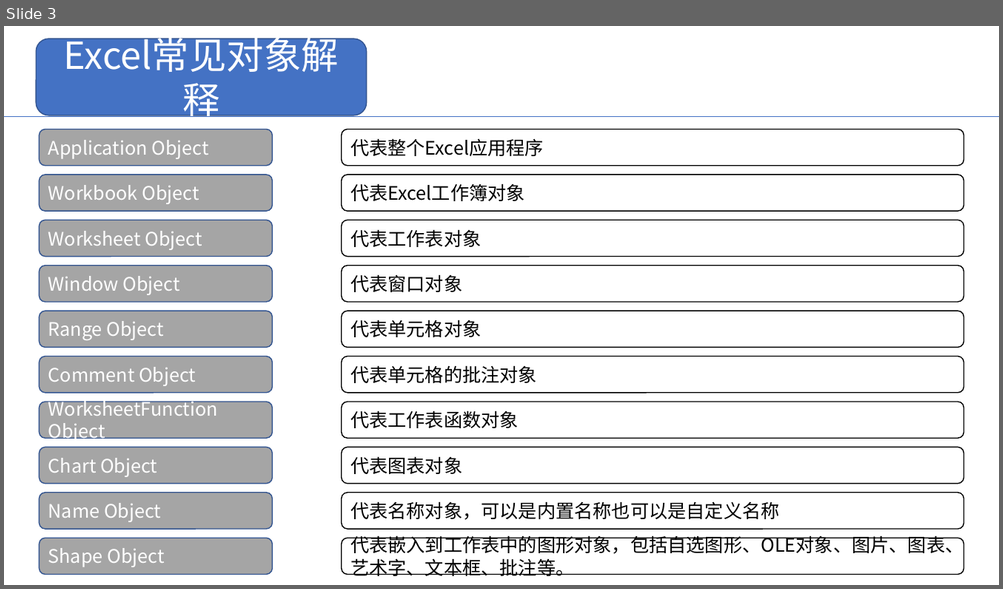
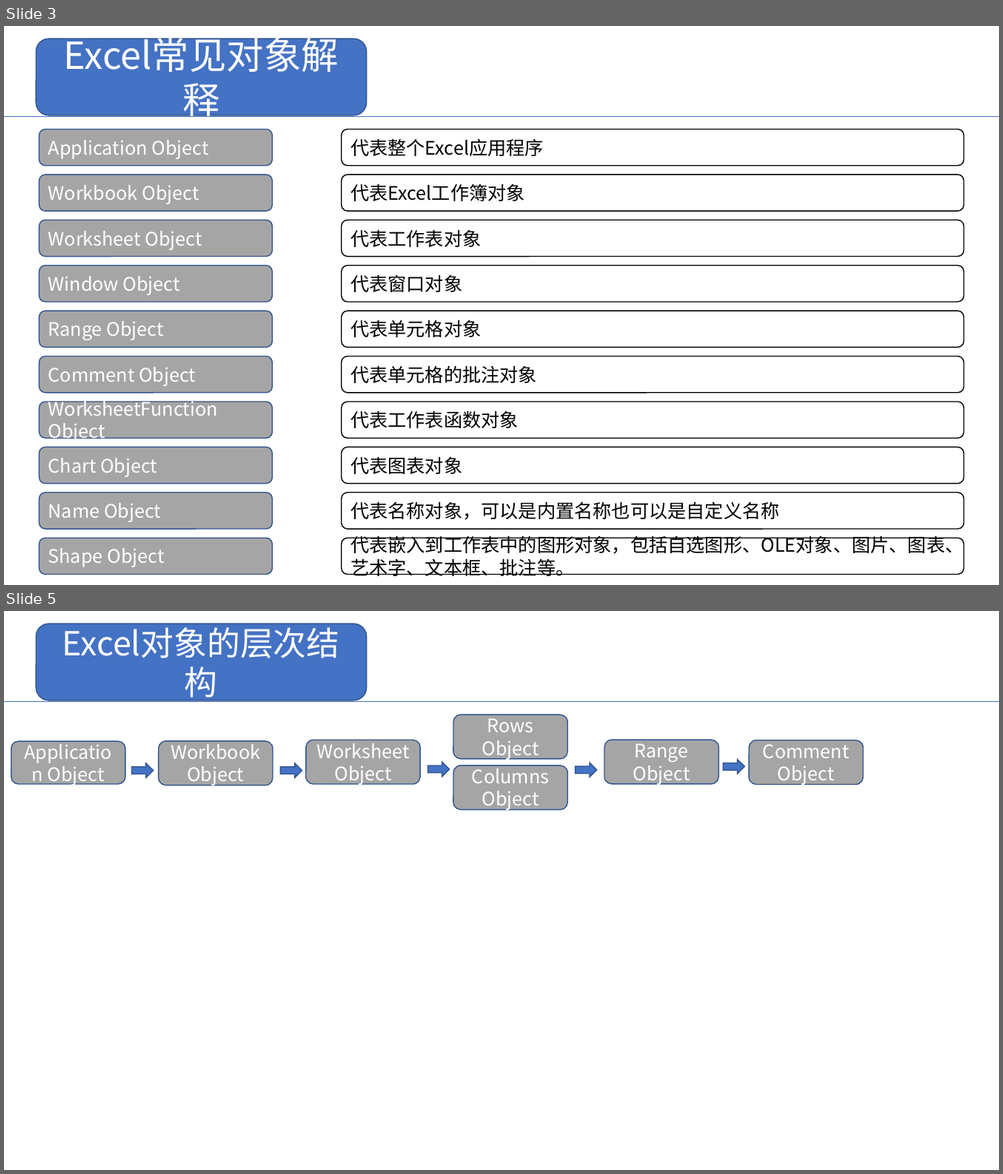
Before and after one commit to AnsenYue/Office-VBA-Study, a slide deck: Study Notes/Excel VBA/Excel VBA Notes.pptx. Shown one above the other, each under a label of ours: slide 3 before the commit, slides 3 and 5 after it; the slides between them are not shown. The pictures are 1003x589 and 1003x1174 pixels, drawn with LibreOffice and Linux fonts; fonts in the diff are those of the drawing. Boxes give left, top, right and bottom in pixels: in the first picture for what was removed or moved away, otherwise in the second. Text is boxed around its words. In the diff, an @@ line names an element or a change of style, - is before the commit and + after.

Commit message:
新增Excel对象总结

```diff
--- a/Study Notes/Excel VBA/Excel VBA Notes.pptx
+++ b/Study Notes/Excel VBA/Excel VBA Notes.pptx
@@ slide 5 added at (4, 611, 999, 1170), background #FFFFFF @@
@@ rounded rectangle added at (36, 624, 367, 701), fill #4472C4, outline #325491 1 pt, 32 pt, text #FFFFFF @@
+Excel对象的层次结构
@@ line added from (4, 701) to (999, 701), #4472C4 0.5 pt @@
@@ rounded rectangle added at (453, 715, 567, 759), fill #A5A5A5, outline #325491 1 pt, 18 pt, text #FFFFFF @@
+Rows Object
@@ rounded rectangle added at (11, 741, 125, 784), fill #A5A5A5, outline #325491 1 pt, 18 pt, text #FFFFFF @@
+Application Object
@@ rounded rectangle added at (159, 741, 273, 786), fill #A5A5A5, outline #325491 1 pt, 18 pt, text #FFFFFF @@
+Workbook Object
@@ rounded rectangle added at (306, 740, 421, 784), fill #A5A5A5, outline #325491 1 pt, 18 pt, text #FFFFFF @@
+Worksheet Object
@@ rounded rectangle added at (605, 740, 719, 784), fill #A5A5A5, outline #325491 1 pt, 18 pt, text #FFFFFF @@
+Range Object
@@ rounded rectangle added at (748, 740, 862, 784), fill #A5A5A5, outline #325491 1 pt, 18 pt, text #FFFFFF @@
+Comment Object
@@ right arrow added at (131, 763, 153, 777), fill #4472C4, outline #325491 1 pt @@
@@ right arrow added at (280, 763, 301, 777), fill #4472C4, outline #325491 1 pt @@
@@ right arrow added at (428, 763, 449, 777), fill #4472C4, outline #325491 1 pt @@
@@ rounded rectangle added at (453, 766, 567, 809), fill #A5A5A5, outline #325491 1 pt, 18 pt, text #FFFFFF @@
+Columns Object
@@ right arrow added at (575, 763, 597, 777), fill #4472C4, outline #325491 1 pt @@
@@ right arrow added at (723, 760, 745, 774), fill #4472C4, outline #325491 1 pt @@
```
Also in this commit, not shown: 1 slide changed, 1 slide removed.
